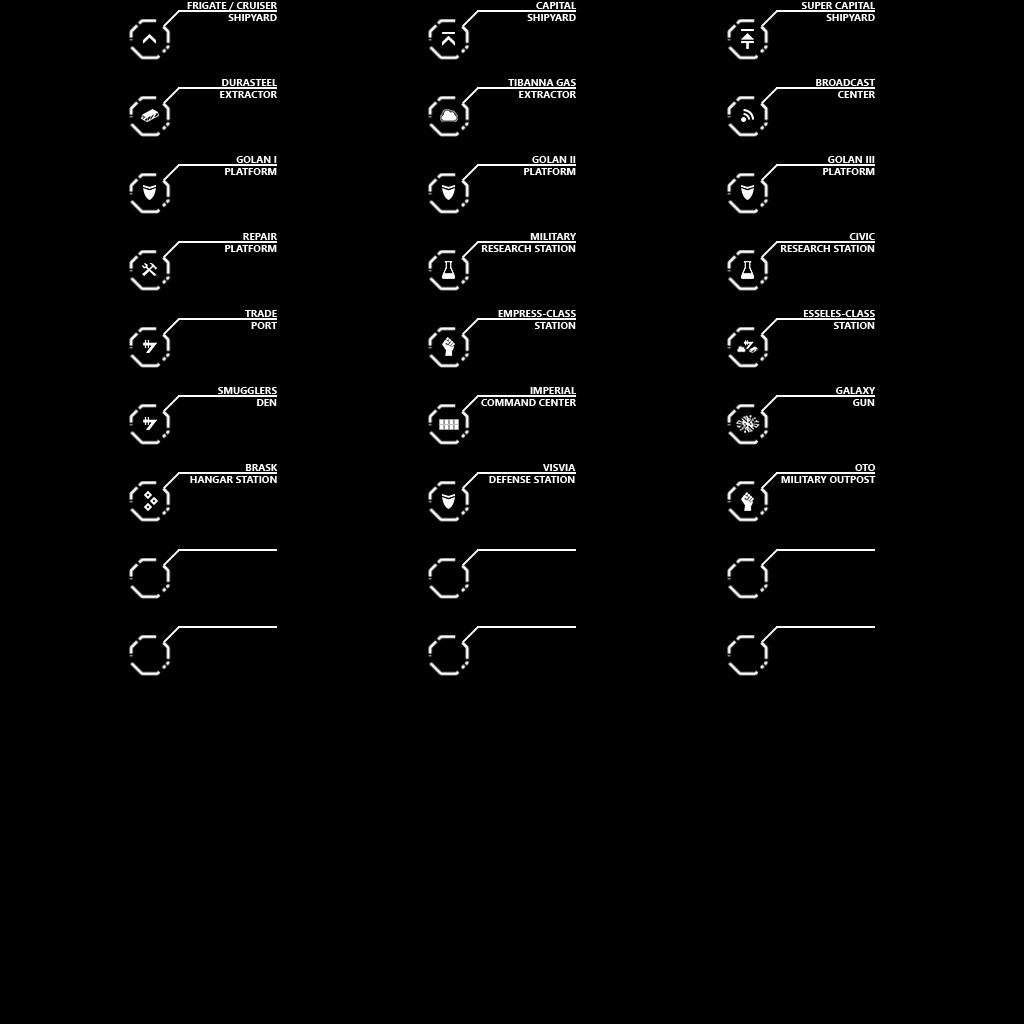
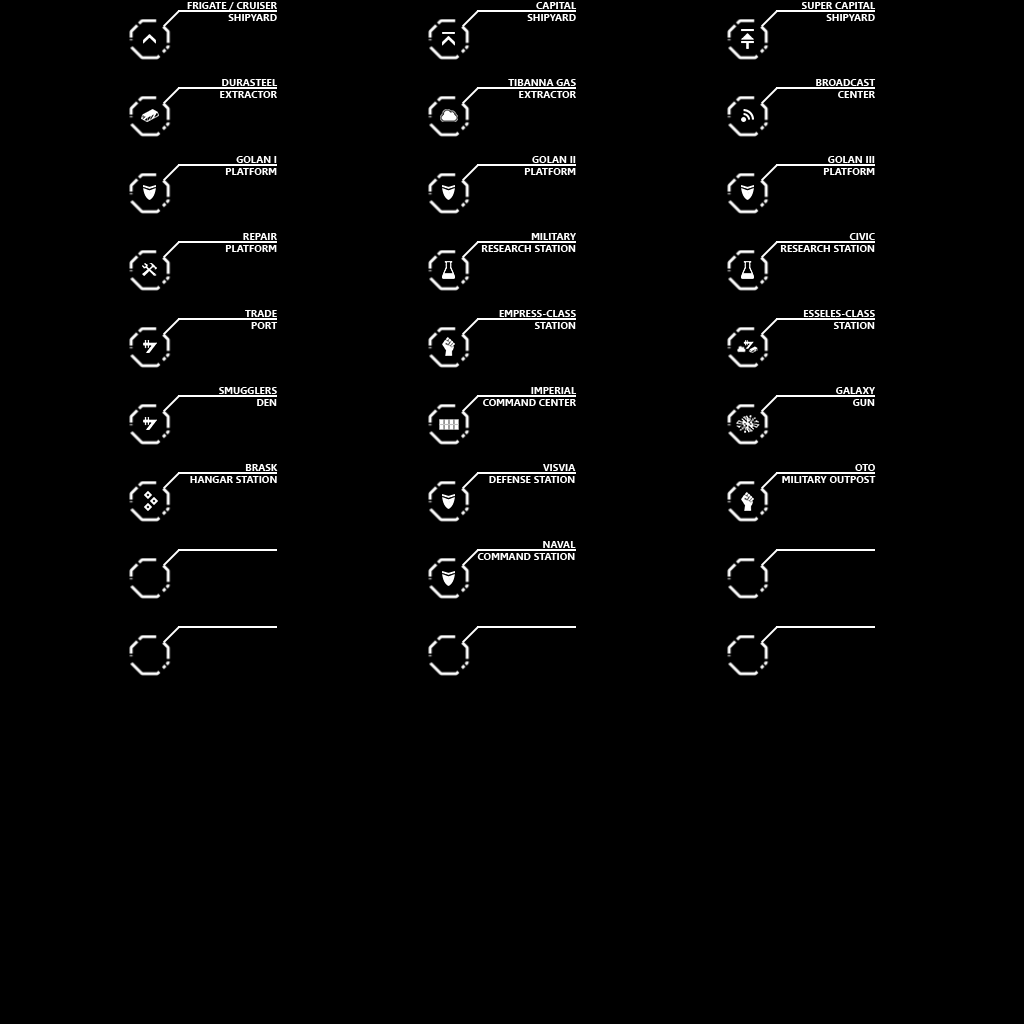
Layer changes from the first 1024 × 1024 image to the second:
added layer "Visvia Defense Station copy" in group "Icons" over (442, 571, 455, 586)
painted on "OTO MILITARY OUTPOST" over (781, 476, 869, 483)
painted on "BRASK HANGAR STATION" over (200, 464, 275, 483)
painted on "FRIGATE / CRUISER SHIPYARD" over (196, 2, 277, 21)
painted on "CAPITAL SHIPYARD" over (532, 4, 570, 21)
painted on "SUPER CAPITAL SHIPYARD" over (803, 2, 869, 21)
painted on "DURASTEEL EXTRACTOR" over (225, 79, 277, 98)
painted on "TIBANNA GAS EXTRACTOR" over (524, 79, 576, 98)
painted on "BROADCAST CENTER" over (826, 79, 875, 98)
painted on "GOLAN I PLATFORM" over (225, 158, 275, 175)
painted on "GOLAN II PLATFORM" over (524, 158, 574, 175)
painted on "GOLAN III PLATFORM" over (823, 159, 873, 175)
painted on "REPAIR PLATFORM" over (225, 235, 277, 252)
painted on "MILITARY RESEARCH STATION" over (485, 233, 576, 252)
painted on "CIVIC RESEARCH STATION" over (784, 233, 866, 252)
painted on "TRADE PORT" over (255, 312, 272, 329)
painted on "EMPRESS-CLASS STATION" over (498, 310, 576, 329)
painted on "ESSELES-CLASS STATION" over (810, 310, 875, 329)
painted on "SMUGGLERS DEN" over (218, 387, 277, 394)
painted on "IMPERIAL COMMAND CENTER" over (481, 387, 576, 406)
painted on "GALAXY GUN" over (844, 387, 875, 394)
added layer "NAVAL COMMAND STATION" in group "Names" over (477, 541, 576, 560)
painted on "VISVIA DEFENSE STATION" over (522, 464, 575, 480)
